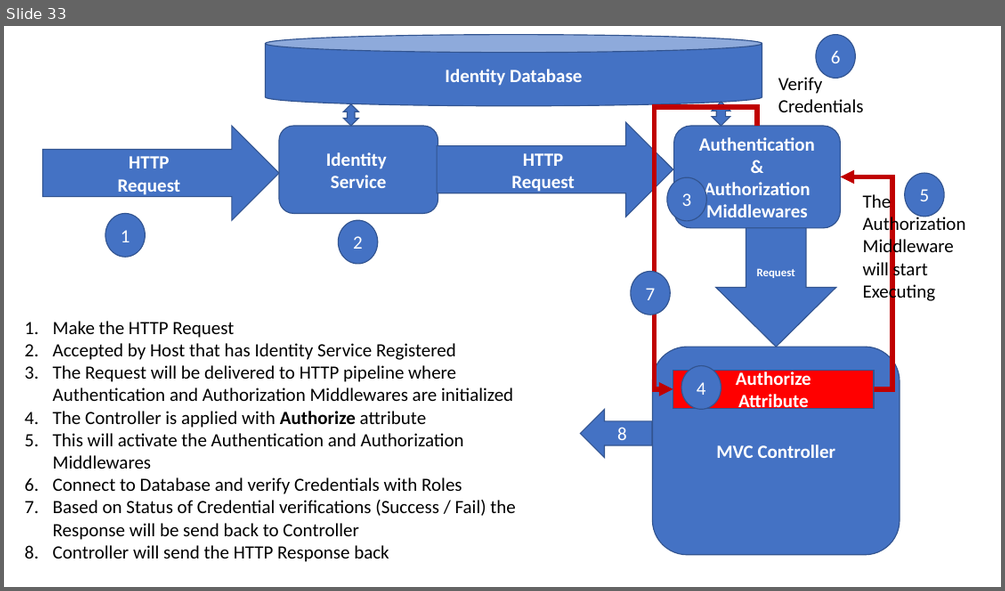
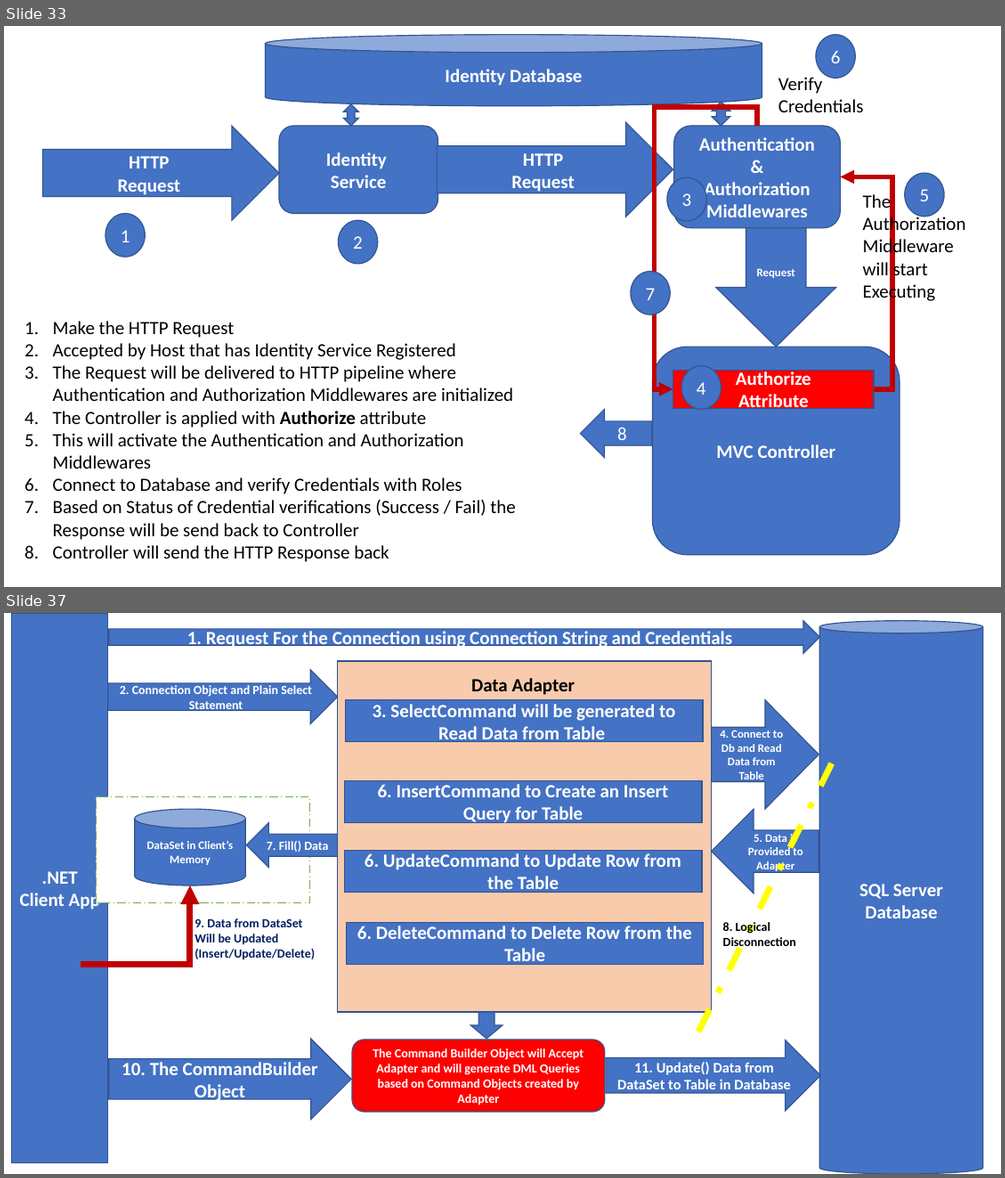
Before and after one commit to maheshsabnis/mbaspnetcore, a slide deck: mbaspnetcore6/MB_Training_Images.pptx. Shown one above the other, each under a label of ours: slide 33 before the commit, slides 33 and 37 after it; the slides between them are not shown. The pictures are 1005x591 and 1005x1178 pixels, drawn with LibreOffice and Linux fonts; fonts in the diff are those of the drawing. Boxes give left, top, right and bottom in pixels: in the first picture for what was removed or moved away, otherwise in the second. Text is boxed around its words. In the diff, an @@ line names an element or a change of style, - is before the commit and + after.

```diff
--- a/mbaspnetcore6/MB_Training_Images.pptx
+++ b/mbaspnetcore6/MB_Training_Images.pptx
@@ slide 37 added at (4, 613, 1001, 1174), background #FFFFFF @@
@@ rectangle added at (11, 613, 108, 1163), fill #4472C4, outline #325491 1 pt, 18 pt, text #FFFFFF, bold @@
+.NET Client App
@@ right arrow added at (109, 620, 820, 653), fill #4472C4, outline #325491 1 pt, 18 pt, text #FFFFFF, bold @@
+1. Request For the Connection using Connection String and Credentials
@@ cylinder added at (820, 620, 983, 1174), fill #4472C4, outline #325491 1 pt, 18 pt, text #FFFFFF, bold @@
+SQL Server Database
@@ rectangle added at (338, 661, 712, 1012), fill #F8CBAD, outline #325491 1 pt @@
@@ right arrow added at (108, 670, 338, 723), fill #4472C4, outline #325491 1 pt, 12 pt, text #FFFFFF, bold @@
+2. Connection Object and Plain Select Statement
@@ text added at (471, 678, 575, 695), 18 pt, text #000000, bold @@
+Data Adapter
@@ rectangle added at (345, 699, 703, 742), fill #4472C4, outline #325491 1 pt, 18 pt, text #FFFFFF, bold @@
+3. SelectCommand will be generated to Read Data from Table
@@ right arrow added at (712, 699, 819, 809), fill #4472C4, outline #325491 1 pt, 11 pt, text #FFFFFF, bold @@
+4. Connect to Db and Read Data from Table
@@ line added from (832, 763) to (695, 1038), #FFFF00 6 pt dashed @@
@@ rectangle added at (96, 797, 310, 902), fill #FFFFFF, outline #70AD47 1 pt dashed @@
@@ rectangle added at (344, 780, 702, 822), fill #4472C4, outline #325491 1 pt, 18 pt, text #FFFFFF, bold @@
+6. InsertCommand to Create an Insert Query for Table
@@ cylinder added at (135, 809, 245, 885), fill #4472C4, outline #325491 1 pt, 11 pt, text #FFFFFF, bold @@
+DataSet in Client’s Memory
@@ left arrow added at (246, 822, 338, 868), fill #4472C4, outline #325491 1 pt, 12 pt, text #FFFFFF, bold @@
+7. Fill() Data
@@ left arrow added at (712, 809, 819, 893), fill #4472C4, outline #325491 1 pt, 11 pt, text #FFFFFF, bold @@
+5. Data is Provided to Adapter
@@ rectangle added at (344, 850, 702, 892), fill #4472C4, outline #325491 1 pt, 18 pt, text #FFFFFF, bold @@
+6. UpdateCommand to Update Row from the Table
@@ elbow arrow added from (81, 965) to (190, 885), #C00000 6 pt @@
@@ text added at (194, 918, 315, 960), 12 pt, text #002060, bold @@
+9. Data from DataSet Will be Updated (Insert/Update/Delete)
@@ rectangle added at (346, 922, 704, 964), fill #4472C4, outline #325491 1 pt, 18 pt, text #FFFFFF, bold @@
+6. DeleteCommand to Delete Row from the Table
@@ text added at (723, 922, 796, 949), 12 pt, text #000000, bold @@
+8. Logical Disconnection
@@ down arrow added at (470, 1012, 502, 1038), fill #4472C4, outline #325491 1 pt @@
@@ right arrow added at (109, 1038, 351, 1119), fill #4472C4, outline #325491 1 pt, 18 pt, text #FFFFFF, bold @@
+10. The CommandBuilder Object
@@ rounded rectangle added at (353, 1039, 606, 1111), fill #FF0000, outline #325491 1 pt, 12 pt, text #FFFFFF, bold @@
+The Command Builder Object will Accept Adapter and will generate DML Queries based on Command Objects created by Adapter
@@ right arrow added at (606, 1040, 821, 1111), fill #4472C4, outline #325491 1 pt, 14 pt, text #FFFFFF, bold @@
+11. Update() Data from DataSet to Table in Database
```
Also in this commit, not shown: 4 other slides added.
